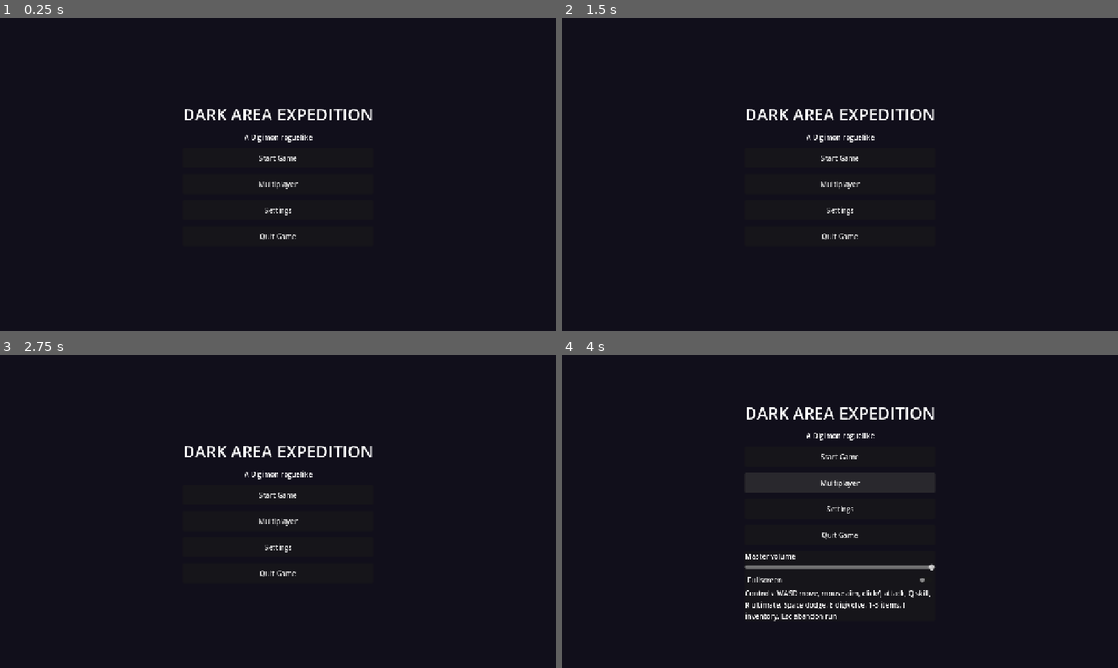
Above: before the commit, frames 1-4 (two rows, left to right).
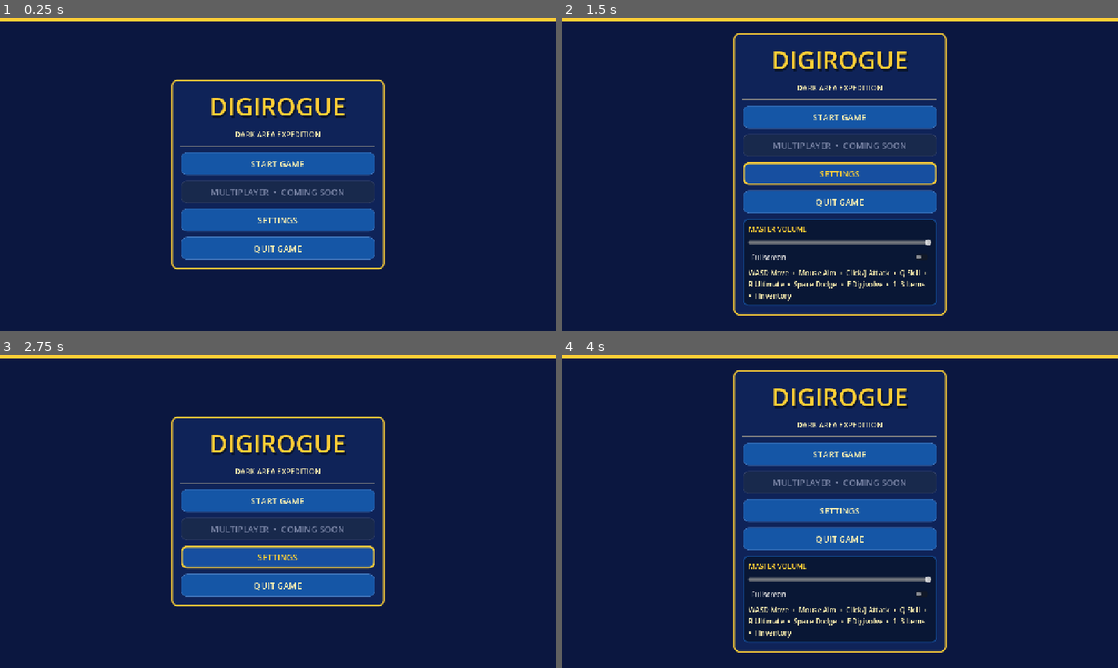
Above: after the commit, the same moments.

Repository: balaxguns/Digirogue-Coop
Game: Godot game, scene res://scenes/title.tscn
The game is run twice, just before and just after one commit, with the same random seed, the same clock (stepped at 60 frames per second) and the same inputs.
Inputs (mouse positions are in pixels of both pictures, inside the frame that each line leads up to):
- Up to frame 1 (0.25 s): no input
- Up to frame 2 (1.5 s): click (840, 183) at 0.5 s, where only the run before the commit has a clickable "Multiplayer"; click (840, 221) at 1.25 s, where only the run after the commit has a clickable "SETTINGS"
- Up to frame 3 (2.75 s): click (278, 511) at 2 s, where only the run after the commit has a clickable "SETTINGS"
- Up to frame 4 (4 s): click (840, 545) at 2.75 s, where only the run before the commit has a clickable "Settings"; click (840, 483) at 3.5 s, where only the run before the commit has a clickable "Multiplayer"

The runs differ from the first frame. In frame 1, 100% of the frame differs, in the area x 0-100%, y 0-100%; in frame 2, 100%; in frame 3, 100%; in frame 4, 100%.

Commit message:
Polish DIGIROGUE title screen with blue-gold logo treatment and hover borders

Diff:
--- a/scripts/title.gd
+++ b/scripts/title.gd
@@ -1,45 +1,71 @@
 extends Control
-## Title screen: Start Game, Multiplayer (not implemented), Settings, Quit Game.
+## DIGIROGUE title screen. All actions retain their original behavior.
+const NAVY := Color("#101b43")
+const BLUE := Color("#1556a6")
+const GOLD := Color("#ffcf36")
+const PALE := Color("#fff2b2")
 var settings_panel: PanelContainer
 
 func _ready() -> void:
 	Save.apply_settings()
 	set_anchors_preset(Control.PRESET_FULL_RECT)
 	var bg := ColorRect.new()
-	bg.color = Color("#110f1b")
+	bg.color = Color("#080f27")
 	bg.set_anchors_and_offsets_preset(Control.PRESET_FULL_RECT)
 	add_child(bg)
+	var backdrop := Panel.new()
+	backdrop.set_anchors_and_offsets_preset(Control.PRESET_FULL_RECT)
+	var back_style := StyleBoxFlat.new()
+	back_style.bg_color = Color("#0b1740")
+	back_style.border_width_top = 7
+	back_style.border_color = GOLD
+	backdrop.add_theme_stylebox_override("panel", back_style)
+	add_child(backdrop)
 	var center := CenterContainer.new()
 	center.set_anchors_and_offsets_preset(Control.PRESET_FULL_RECT)
 	add_child(center)
+	var frame := PanelContainer.new()
+	frame.custom_minimum_size = Vector2(490, 0)
+	frame.add_theme_stylebox_override("panel", _box(Color("#10245be8"), GOLD, 3, 22))
+	center.add_child(frame)
 	var v := VBoxContainer.new()
-	v.custom_minimum_size = Vector2(340, 0)
-	v.add_theme_constant_override("separation", 14)
-	center.add_child(v)
-	var t := Label.new()
-	t.text = "DARK AREA EXPEDITION"
-	t.horizontal_alignment = HORIZONTAL_ALIGNMENT_CENTER
-	t.add_theme_font_size_override("font_size", 38)
-	v.add_child(t)
+	v.add_theme_constant_override("separation", 13)
+	frame.add_child(v)
+	var header := Label.new()
+	header.text = "DIGIROGUE"
+	header.horizontal_alignment = HORIZONTAL_ALIGNMENT_CENTER
+	header.add_theme_font_size_override("font_size", 57)
+	header.add_theme_color_override("font_color", GOLD)
+	header.add_theme_color_override("font_shadow_color", Color("#07142e"))
+	header.add_theme_constant_override("shadow_offset_x", 3)
+	header.add_theme_constant_override("shadow_offset_y", 4)
+	v.add_child(header)
 	var sub := Label.new()
-	sub.text = "A Digimon roguelike"
+	sub.text = "DARK AREA EXPEDITION"
 	sub.horizontal_alignment = HORIZONTAL_ALIGNMENT_CENTER
+	sub.add_theme_font_size_override("font_size", 17)
+	sub.add_theme_color_override("font_color", PALE)
 	v.add_child(sub)
-	var start := _btn(v, "Start Game")
+	v.add_child(HSeparator.new())
+	var start := _btn(v, "START GAME")
 	start.pressed.connect(func(): get_tree().change_scene_to_file("res://scenes/hub.tscn"))
-	var mp := _btn(v, "Multiplayer")
-	mp.tooltip_text = "Not yet implemented"   # intentionally does nothing
-	var st := _btn(v, "Settings")
+	var mp := _btn(v, "MULTIPLAYER  •  COMING SOON")
+	mp.disabled = true
+	mp.tooltip_text = "Online co-op is planned for a later development phase."
+	var st := _btn(v, "SETTINGS")
 	st.pressed.connect(func(): settings_panel.visible = not settings_panel.visible)
-	var q := _btn(v, "Quit Game")
+	var q := _btn(v, "QUIT GAME")
 	q.pressed.connect(func(): get_tree().quit())
 	settings_panel = PanelContainer.new()
 	settings_panel.visible = false
+	settings_panel.add_theme_stylebox_override("panel", _box(Color("#091735"), BLUE, 2, 12))
 	v.add_child(settings_panel)
 	var sv := VBoxContainer.new()
+	sv.add_theme_constant_override("separation", 9)
 	settings_panel.add_child(sv)
 	var vol_l := Label.new()
-	vol_l.text = "Master volume"
+	vol_l.text = "MASTER VOLUME"
+	vol_l.add_theme_color_override("font_color", GOLD)
 	sv.add_child(vol_l)
 	var vol := HSlider.new()
 	vol.min_value = 0.0
@@ -61,14 +87,33 @@
 		Save.save_game())
 	sv.add_child(fs)
 	var keys := Label.new()
-	keys.text = "Controls: WASD move, mouse aim, click/J attack, Q skill, R ultimate, Space dodge, E digivolve, 1-3 items, I inventory, Esc abandon run"
+	keys.text = "WASD Move  •  Mouse Aim  •  Click/J Attack  •  Q Skill  •  R Ultimate  •  Space Dodge  •  E Digivolve  •  1–3 Items  •  I Inventory"
 	keys.autowrap_mode = TextServer.AUTOWRAP_WORD_SMART
-	keys.custom_minimum_size = Vector2(320, 0)
+	keys.add_theme_color_override("font_color", PALE)
 	sv.add_child(keys)
 
-func _btn(parent: Node, text: String) -> Button:
+func _box(fill: Color, outline: Color, thickness: int, padding: int) -> StyleBoxFlat:
+	var s := StyleBoxFlat.new()
+	s.bg_color = fill
+	s.border_color = outline
+	s.set_border_width_all(thickness)
+	s.set_corner_radius_all(12)
+	s.set_content_margin_all(padding)
+	return s
+
+func _btn(parent: Node, caption: String) -> Button:
 	var b := Button.new()
-	b.text = text
-	b.custom_minimum_size = Vector2(0, 46)
+	b.text = caption
+	b.custom_minimum_size = Vector2(0, 52)
+	b.add_theme_font_size_override("font_size", 20)
+	b.add_theme_color_override("font_color", PALE)
+	b.add_theme_color_override("font_hover_color", GOLD)
+	b.add_theme_color_override("font_pressed_color", GOLD)
+	b.add_theme_color_override("font_disabled_color", Color("#7883a4"))
+	b.add_theme_stylebox_override("normal", _box(BLUE, Color("#4276bc"), 1, 7))
+	b.add_theme_stylebox_override("hover", _box(Color("#174fa0"), GOLD, 4, 4))
+	b.add_theme_stylebox_override("focus", _box(Color.TRANSPARENT, GOLD, 2, 0))
+	b.add_theme_stylebox_override("pressed", _box(Color("#102c70"), GOLD, 3, 5))
+	b.add_theme_stylebox_override("disabled", _box(Color("#18294c"), Color("#39466b"), 1, 7))
 	parent.add_child(b)
 	return b
